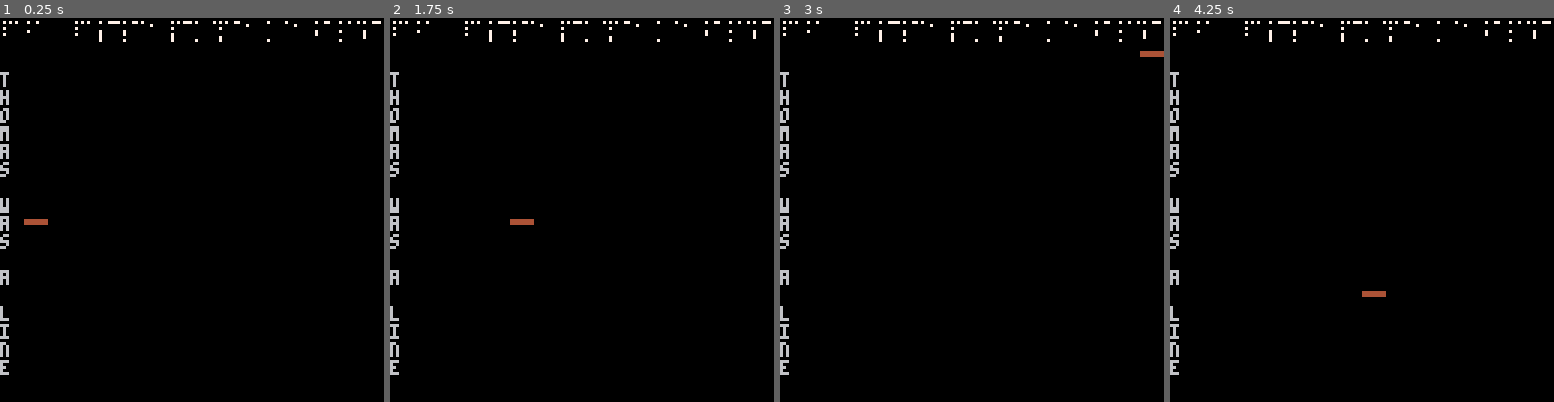
Above: before the commit, frames 1-4 (left to right).
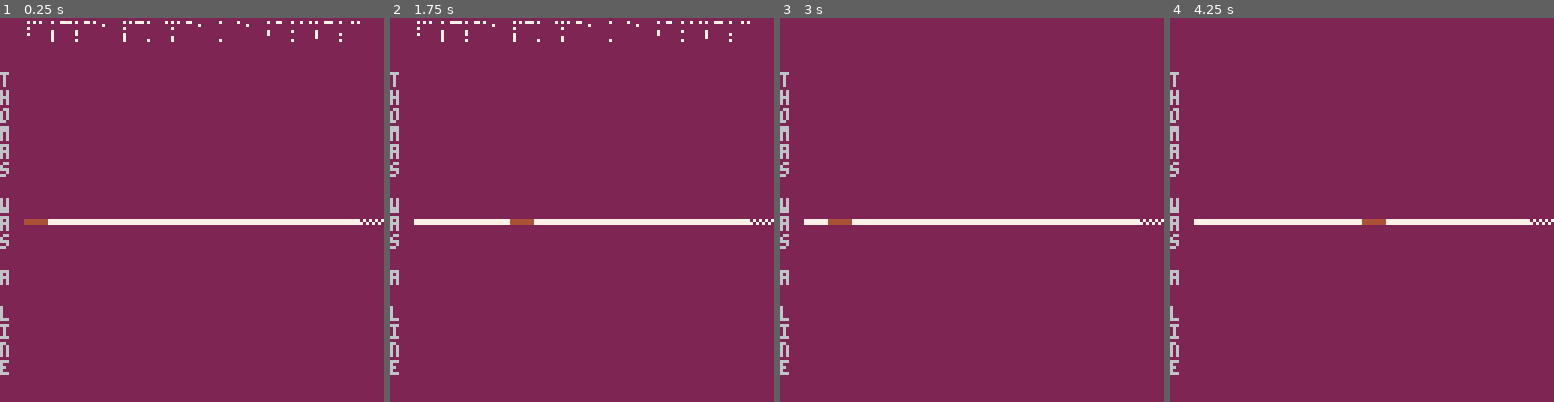
Above: after the commit, the same moments.

Repository: DoctorMikeReddy/Thomas-Was-a-Line
Game: PICO-8 cartridge thomas-was-a-line.p8
Same seed, same stepped clock (60 frames per second), same inputs: the game is played once before the commit and once after it.
Inputs:
- Up to frame 1 (0.25 s): no input
- Up to frame 2 (1.75 s): hold Right from 1.6 s (still down)
- Up to frame 3 (3 s): release Right at 2.1 s; hold Up 2.15-2.42 s; hold Right from 2.47 s (still down)
- Up to frame 4 (4.25 s): release Right at 3.03 s; hold Left 3.08-3.58 s; hold Down 3.63-3.97 s; hold Right from 4.02 s (still down)

The runs differ from the first frame. In frame 1, 99% of the frame differs, in the area x 0-100%, y 0-100%; in frame 2, 99%; in frame 3, 99%; in frame 4, 99%.

Commit message:
First screen success - Very basic

Diff:
--- a/thomas-was-a-line.p8
+++ b/thomas-was-a-line.p8
@@ -11,18 +11,24 @@
 function _update()
   if btn(0) then x=x-8 end
   if btn(1) then x=x+8 end
-  if btn(2) then y=y-8 end
-  if btn(3) then y=y+8 end
+--  if btn(2) then y=y-8 end
+--  if btn(3) then y=y+8 end
   if (x<8) then x=8 end
-  if (x>120) then x=120 end
+  if (x>120) then
+    x=8
+    level+=1
+  end
   if (y<8) then y=8 end
   if (y>120) then y=120 end
 end
 
 function _draw()
-  cls()
-  map(0,0,0,0)
-  spr(4,x,y)
+  cls(2)
+  map(level*127,0,0,0)
+  for l=1,14 do
+    spr(1,l*8,64)
+  end
+  spr(17, 120,64)
   print("")
   print("")
   print("")
@@ -31,6 +37,7 @@
       sub("thomas was a line",
       i,i))
   end
+  spr(4,x,y)
 end
 
 __gfx__
@@ -83,4 +90,4 @@
 00000000000000000700000007000000000000000000000007000000070000000000000000000000070000000700000007000000000000000000000007000000
 00000000070000000000000007000000000000000700000000000000070000000000000007000000000000000000000007000000000000000700000000000000
 __map__
-544800544f4d205741532041204c494e45210000000000000000000000000000000000000000000000000000000000000000000000000000000000000000000000000000000000000000000000000000000000000000000000000000000000000000000000000000000000000000000000000000000000000000000000000000
+00544f4d205741532041204c494e450000000000000000000000000000000000000000000000000000000000000000000000000000000000000000000000000000000000000000000000000000000000000000000000000000000000000000000000000000000000000000000000000000000000000000000000000000000000
